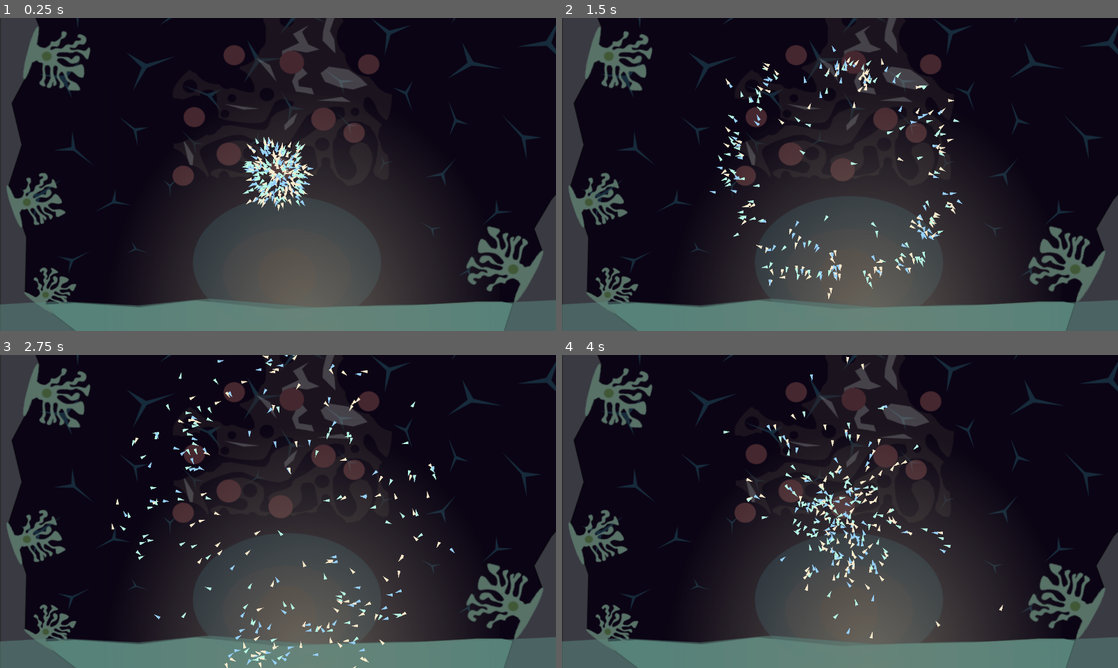
Above: before the commit, frames 1-4 (two rows, left to right).
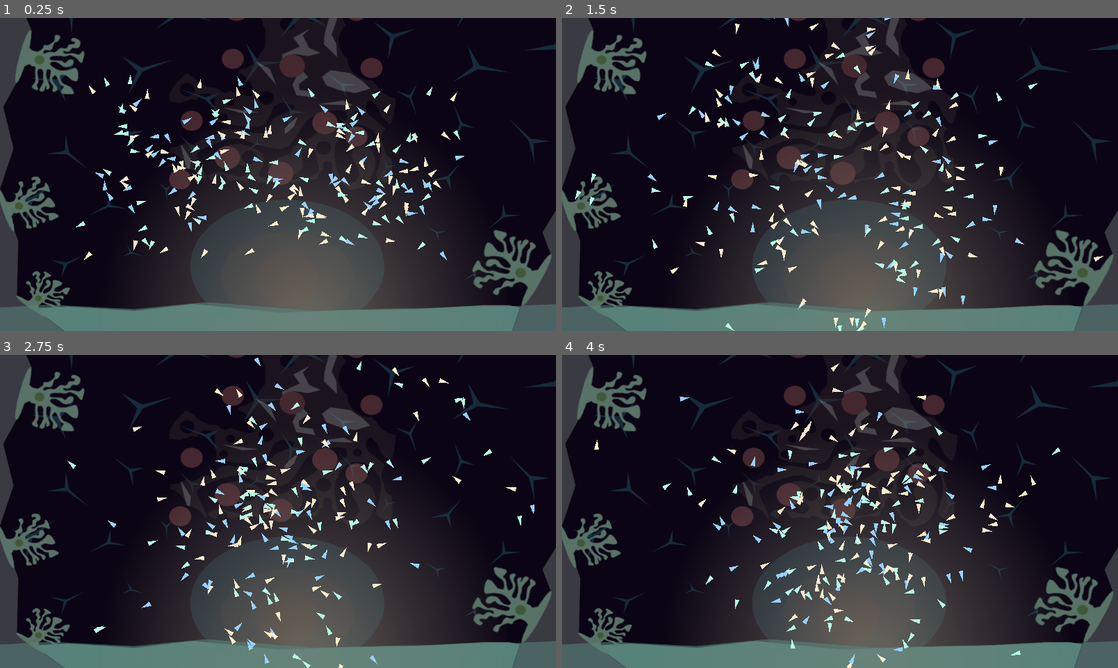
Above: after the commit, the same moments.

Repository: bioerrorlog/BoidsFlockingGodot
Game: Godot game, scene res://src/Main.tscn
Same seed, same stepped clock (60 frames per second), same inputs: the game is played once before the commit and once after it.
Inputs:
- Up to frame 1 (0.25 s): no input
- Up to frame 2 (1.5 s): no input
- Up to frame 3 (2.75 s): no input
- Up to frame 4 (4 s): no input

The runs differ from the first frame. In frame 1, 14% of the frame differs, in the area x 0-100%, y 0-100%; in frame 2, 14%; in frame 3, 14%; in frame 4, 14%.

Commit message:
edit parameters

Diff:
--- a/project.godot
+++ b/project.godot
@@ -28,6 +28,9 @@
 
 window/size/width=1280
 window/size/height=720
+window/size/fullscreen=true
+window/stretch/mode="2d"
+window/stretch/aspect="keep"
 
 [rendering]
 
--- a/src/Boid.gd
+++ b/src/Boid.gd
@@ -21,7 +21,7 @@
 
 func _ready():
 	randomize()
-	position = Vector2(rand_range(-100, 100), rand_range(-100, 100))
+	position = Vector2(rand_range(-800, 800), rand_range(-300, 300))
 	velocity = Vector2(rand_range(-1, 1), rand_range(-1, 1)).normalized() * move_speed
 	modulate = colors[rand_range(0, colors.size())]
 
--- a/src/Boid.tscn
+++ b/src/Boid.tscn
@@ -15,7 +15,6 @@
 position = Vector2( 0, -10 )
 rotation = -1.5708
 enabled = true
-cast_to = Vector2( 0, 50 )
 
 [node name="RightRayCast2D" type="RayCast2D" parent="ObstacleDetectors"]
 position = Vector2( 0, 10 )
--- a/src/Main.gd
+++ b/src/Main.gd
@@ -1,6 +1,6 @@
 extends Node2D
 
-const BOIDS_COUNT = 256
+const BOIDS_COUNT = 200
 
 onready var boid_scene = preload("res://src/Boid.tscn")
 onready var boids_container = $Boids
@@ -15,3 +15,6 @@
 
 	for boid in boids_container.get_children():
 		boid.boids = boids
+
+	if OS.get_name()=="HTML5":
+		OS.set_window_maximized(true)
--- a/src/Main.tscn
+++ b/src/Main.tscn
@@ -7,13 +7,13 @@
 script = ExtResource( 2 )
 
 [node name="Background" type="Sprite" parent="."]
-position = Vector2( 0, -100 )
-scale = Vector2( 3.2, 3 )
+position = Vector2( 0, -50 )
+scale = Vector2( 2.2, 2 )
 texture = ExtResource( 1 )
 
 [node name="Camera2D" type="Camera2D" parent="."]
 current = true
-zoom = Vector2( 3, 3 )
+zoom = Vector2( 2, 2 )
 smoothing_enabled = true
 
 [node name="Obstacles" type="Node2D" parent="."]
Not shown, added: export_presets.cfg
